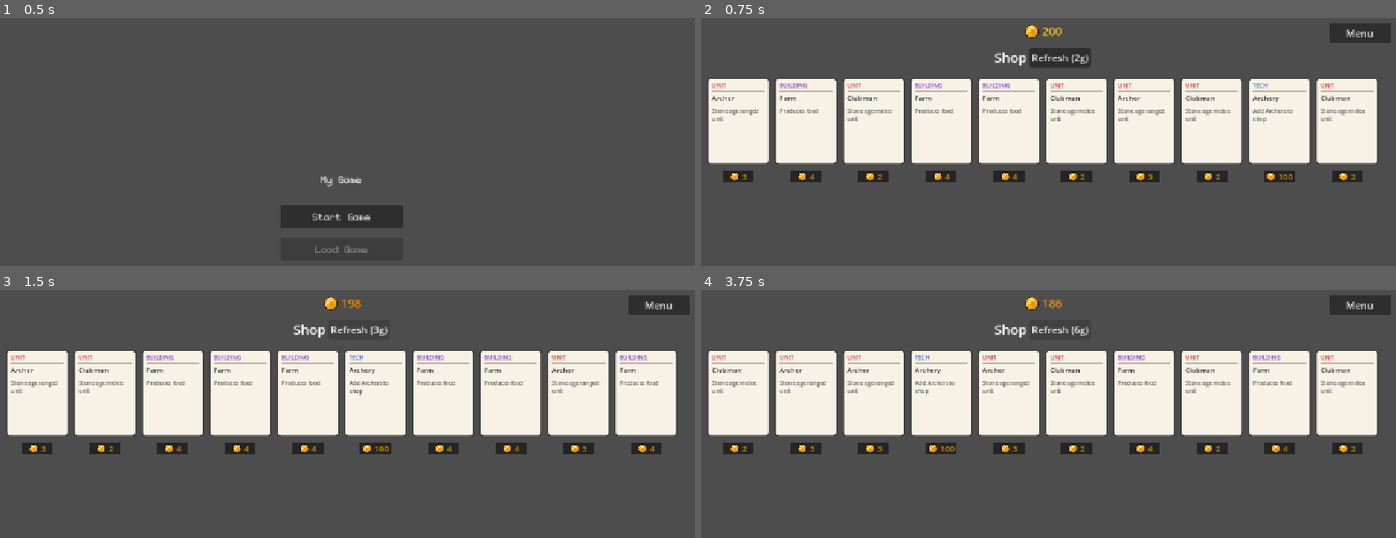
Above: before the commit, frames 1-4 (two rows, left to right).
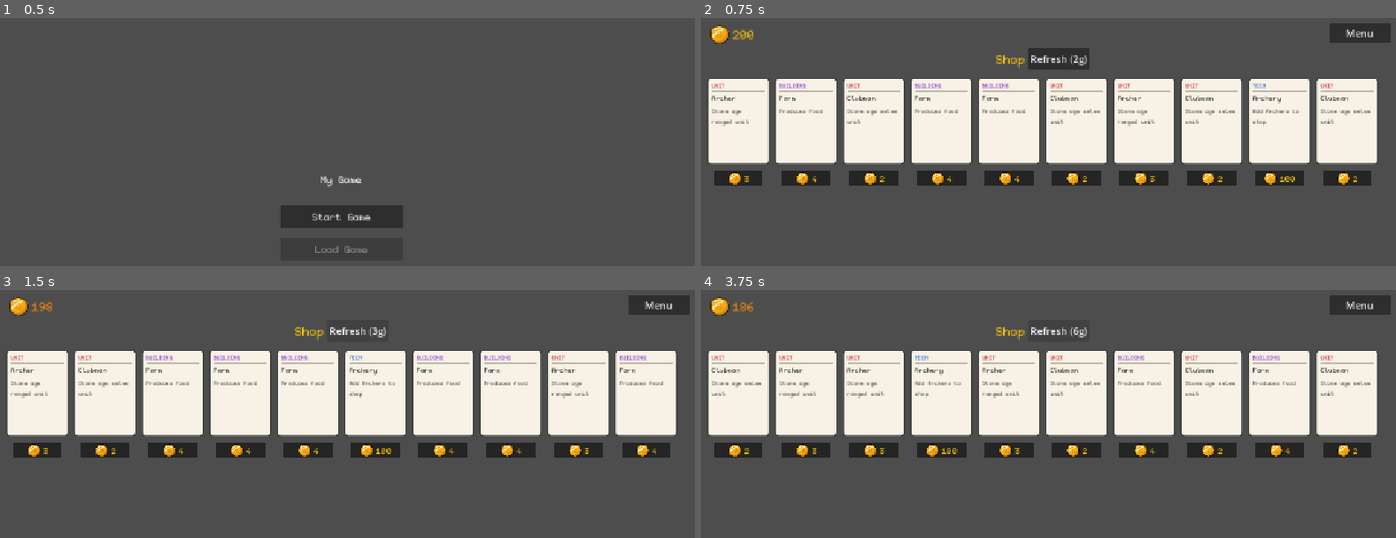
Above: after the commit, the same moments.

Repository: maomoney/proj2
Game: Godot game, scene res://main.tscn
Two runs of this game, one before a commit and one after it. Both use one fixed random seed, a clock stepped at 60 frames per second and the inputs below.
Inputs:
- Up to frame 1 (0.5 s): no input
- Up to frame 2 (0.75 s): click "Start Game" at 0.5 s
- Up to frame 3 (1.5 s): click "Refresh (2g)" at 1.25 s
- Up to frame 4 (3.75 s): click "Refresh (3g)" at 2 s; click "Refresh (4g)" at 2.75 s; click "Refresh (5g)" at 3.5 s

Frame 1 is identical in both runs. In frame 2, 5.5% of the frame differs, in the area x 1-97%, y 2-68%; in frame 3, 5.2%; in frame 4, 5.5%.

Commit message:
add custom fonts

Diff:
--- a/card.gd
+++ b/card.gd
@@ -25,10 +25,11 @@
 const BORDER_WIDTH    := 2.0
 const TEXT_COLOR      := Color(0.1,  0.1,  0.1)
 const TEXT_COLOR_DIM  := Color(0.35, 0.35, 0.35)
-const GOLD_COLOR      := Color(0.78, 0.58, 0.05)
+const GOLD_COLOR      := Color(0.949, 0.761, 0.051, 1)
 const SEPARATOR_COLOR := Color(0.75, 0.73, 0.68)
 
 const COIN_TEXTURE := preload("res://assets/coin.png")
+const LABEL_FONT   := preload("res://assets/Kubasta.ttf")
 
 const TYPE_COLORS := {
 	"Building":     Color(0.52, 0.18, 0.80),
@@ -68,7 +69,7 @@
 	if data.is_empty():
 		return
 
-	var font       := ThemeDB.fallback_font
+	var font       := LABEL_FONT
 	var margin     := 7.0
 	var text_width := card_size.x - margin * 2.0
 
@@ -96,13 +97,13 @@
 	if show_cost:
 		var sell_value: int = int(data.get("cost", 0)) / 2
 		var num_str := "%d" % sell_value
-		var coin_size := Vector2(14.0, 14.0)
+		var coin_size := Vector2(20.0, 20.0)
 		var str_w := font.get_string_size(num_str, HORIZONTAL_ALIGNMENT_LEFT, -1, 14).x
 		var total_w := coin_size.x + 3.0 + str_w
 		var start_x := (card_size.x - total_w) / 2.0
-		draw_texture_rect(COIN_TEXTURE, Rect2(Vector2(start_x, -14.0), coin_size), false)
-		draw_string(font, Vector2(start_x + coin_size.x + 3.0, -2.0), num_str,
-				HORIZONTAL_ALIGNMENT_LEFT, -1, 14, GOLD_COLOR)
+		draw_texture_rect(COIN_TEXTURE, Rect2(Vector2(start_x, -(coin_size.y + 3.0)), coin_size), false)
+		draw_string(font, Vector2(start_x + coin_size.x + 3.0, -7.0), num_str,
+						HORIZONTAL_ALIGNMENT_LEFT, -1, 14, GOLD_COLOR)
 
 func _input(event: InputEvent) -> void:
 	if event is InputEventMouseMotion:
--- a/shop.gd
+++ b/shop.gd
@@ -22,10 +22,11 @@
 const SHOP_TWEEN_T  := 0.1
 const COST_LABEL_OFFSET_Y := 150.0  # below the card's bottom edge (card height 140)
 const COST_LABEL_HEIGHT   := 20.0
-const COST_LABEL_WIDTH    := 50.0   # background rect width, centered under the card
+const COST_LABEL_WIDTH    := 80.0   # background rect width, centered under the card
 const COST_LABEL_BG_COLOR := Color(0.12, 0.12, 0.12, 0.85)
-const COST_LABEL_COLOR    := Color(0.78, 0.58, 0.05)
+const COST_LABEL_COLOR    := Color(0.949, 0.761, 0.051, 1)
 const COIN_TEXTURE        := preload("res://assets/coin.png")
+const LABEL_FONT          := preload("res://assets/Kubasta.ttf")
 
 var card_count := 10
 var cards: Array[Node2D] = []
@@ -35,6 +36,7 @@
 var _shop_card_dragging: Node2D = null
 var _hand_card_dragging: Node2D = null
 var gold := 200
+var science := 200
 var _displayed_gold := 0.0
 var _gold_tween: Tween
 var refresh_cost := REFRESH_COST_INITIAL
@@ -163,7 +165,7 @@
 
 	var coin_rect := TextureRect.new()
 	coin_rect.texture = COIN_TEXTURE
-	coin_rect.custom_minimum_size = Vector2(16, 16)
+	coin_rect.custom_minimum_size = Vector2(24, 24)
 	coin_rect.expand_mode = TextureRect.EXPAND_IGNORE_SIZE
 	coin_rect.stretch_mode = TextureRect.STRETCH_KEEP_ASPECT_CENTERED
 	coin_rect.mouse_filter = Control.MOUSE_FILTER_IGNORE
@@ -174,6 +176,7 @@
 	label.vertical_alignment = VERTICAL_ALIGNMENT_CENTER
 	label.mouse_filter = Control.MOUSE_FILTER_IGNORE
 	label.add_theme_color_override("font_color", COST_LABEL_COLOR)
+	label.add_theme_font_override("font", LABEL_FONT)
 	label.add_theme_font_size_override("font_size", 14)
 	hbox.add_child(label)
 
@@ -425,8 +428,8 @@
 		var tw := create_tween().set_parallel(true)
 		tw.tween_property(cards[i], "position", target, SHOP_TWEEN_T)
 		tw.tween_property(cards[i], "scale",    Vector2.ONE, SHOP_TWEEN_T)
-		if cards[i].has_meta("cost_label"):
-			tw.tween_property(cards[i].get_meta("cost_label"), "position", _cost_label_position(i), SHOP_TWEEN_T)
+		if cards[i].has_meta("cost_label_root"):
+			tw.tween_property(cards[i].get_meta("cost_label_root"), "position", _cost_label_position(i), SHOP_TWEEN_T)
 
 func _sell_hand_card(card: Node2D) -> void:
 	var data: Dictionary = CardData.get_all().get(card.card_id, {})
--- a/shop.tscn
+++ b/shop.tscn
@@ -1,7 +1,13 @@
-[gd_scene load_steps=3 format=3]
+[gd_scene load_steps=5 format=3]
 
 [ext_resource type="Script" path="res://shop.gd" id="1"]
 [ext_resource type="Texture2D" path="res://assets/coin.png" id="2"]
+[ext_resource type="FontFile" uid="uid://bver225owtm3o" path="res://assets/Kubasta.ttf" id="3"]
+
+[sub_resource type="LabelSettings" id="LabelSettings_shop"]
+font = ExtResource("3")
+font_size = 20
+font_color = Color(0.949, 0.761, 0.051, 1)
 
 [node name="Shop" type="Node2D"]
 script = ExtResource("1")
@@ -9,10 +15,8 @@
 [node name="UI" type="CanvasLayer" parent="."]
 
 [node name="GoldRow" type="HBoxContainer" parent="UI"]
-anchor_left = 0.5
-anchor_right = 0.5
-offset_left = -60.0
-offset_right = 60.0
+offset_left = 10.0
+offset_right = 130.0
 offset_top = 10.0
 offset_bottom = 36.0
 alignment = 1
@@ -27,8 +31,8 @@
 [node name="GoldLabel" type="Label" parent="UI/GoldRow"]
 layout_mode = 2
 text = "10"
-theme_override_font_sizes/font_size = 18
 theme_override_colors/font_color = Color(0.949, 0.761, 0.051, 1)
+label_settings = SubResource("LabelSettings_shop")
 
 [node name="TitleRow" type="HBoxContainer" parent="UI"]
 anchor_left = 0.5
@@ -43,10 +47,12 @@
 layout_mode = 2
 text = "Shop"
 theme_override_font_sizes/font_size = 22
+label_settings = SubResource("LabelSettings_shop")
 
 [node name="RefreshButton" type="Button" parent="UI/TitleRow"]
 layout_mode = 2
 text = "Refresh (2g)"
+label_settings = SubResource("LabelSettings_shop")
 
 [node name="MenuButton" type="Button" parent="UI"]
 anchor_left = 1.0
@@ -85,6 +91,7 @@
 text = "Menu"
 horizontal_alignment = 1
 theme_override_font_sizes/font_size = 24
+label_settings = SubResource("LabelSettings_shop")
 
 [node name="Spacer" type="Control" parent="UI/Modal/MarginContainer/VBox"]
 layout_mode = 2
@@ -137,6 +144,7 @@
 text = "Settings"
 horizontal_alignment = 1
 theme_override_font_sizes/font_size = 24
+label_settings = SubResource("LabelSettings_shop")
 
 [node name="Spacer" type="Control" parent="UI/SettingsModal/MarginContainer/VBox"]
 layout_mode = 2
@@ -156,6 +164,7 @@
 [node name="ResolutionLabel" type="Label" parent="UI/SettingsModal/MarginContainer/VBox/TabContainer/Graphics"]
 layout_mode = 2
 text = "Resolution"
+label_settings = SubResource("LabelSettings_shop")
 
 [node name="ResolutionOption" type="OptionButton" parent="UI/SettingsModal/MarginContainer/VBox/TabContainer/Graphics"]
 layout_mode = 2
@@ -168,6 +177,7 @@
 text = "Audio settings coming soon."
 horizontal_alignment = 1
 vertical_alignment = 1
+label_settings = SubResource("LabelSettings_shop")
 
 [node name="Spacer2" type="Control" parent="UI/SettingsModal/MarginContainer/VBox"]
 layout_mode = 2
Binary file added: assets/beaker.png
Not shown, added: assets/beaker.png.import
Not shown: 1 places in main.tscn that only renumber resources
